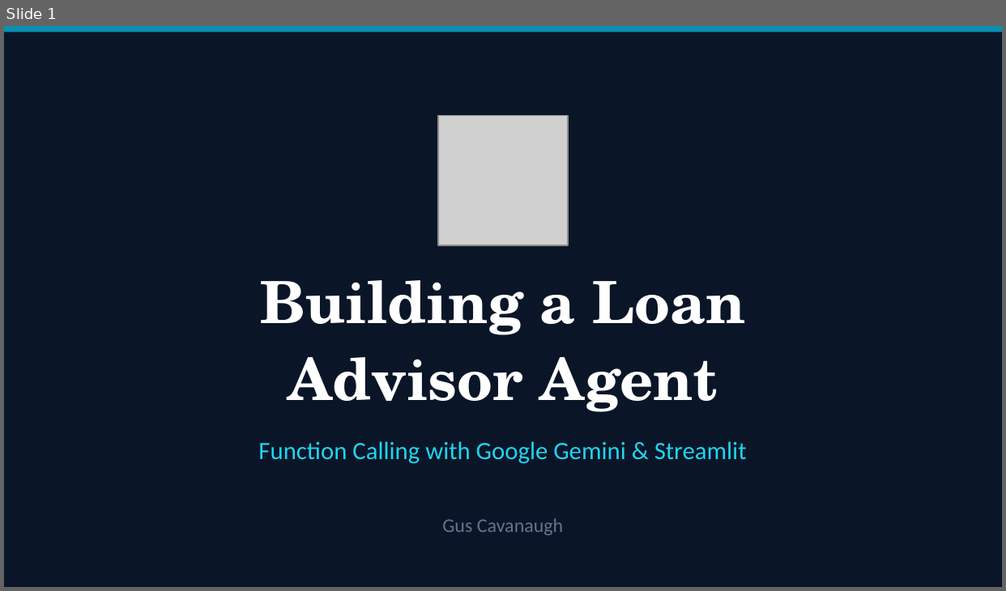
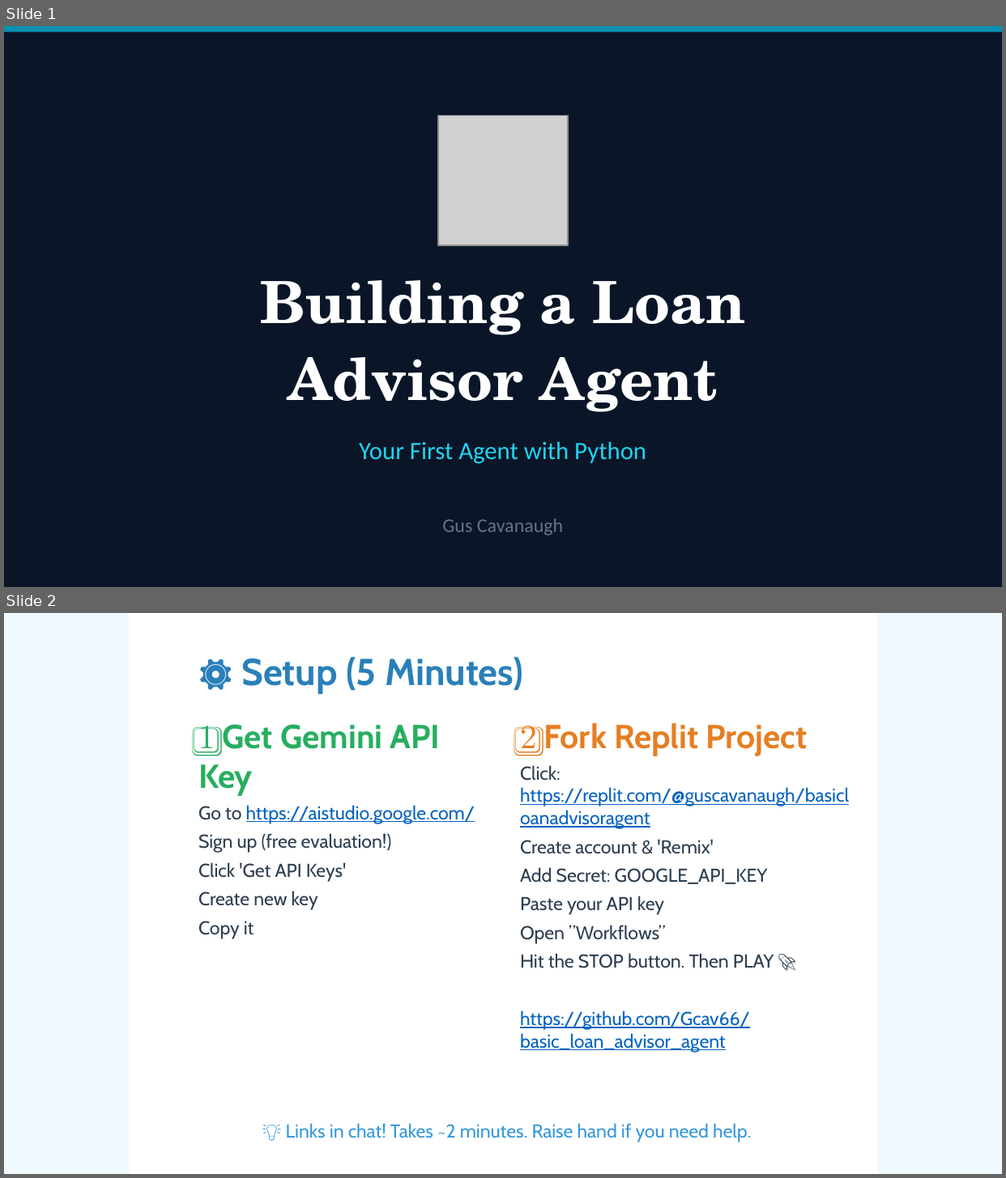
Before and after one commit to Gcav66/basic_loan_advisor_agent, a slide deck: loan_advisor_tutorial.pptx. Shown one above the other, each under a label of ours: slide 1 before the commit, slides 1 and 2 after it. The pictures are 1006x591 and 1006x1178 pixels, drawn with LibreOffice and Linux fonts; fonts in the diff are those of the drawing; grey boxes stand for pictures. Boxes give left, top, right and bottom in pixels: in the first picture for what was removed or moved away, otherwise in the second. Text is boxed around its words. In the diff, an @@ line names an element or a change of style, - is before the commit and + after.

```diff
--- a/loan_advisor_tutorial.pptx
+++ b/loan_advisor_tutorial.pptx
@@ slide 2 added at <box>4,613,1002,1174</box>, background #F0FAFF @@
@@ rectangle added at <box>129,613,877,1174</box>, fill #FFFFFF @@
@@ text added at <box>241,657,523,694</box>, 27 pt, text #2980B9, bold @@
+⚙️ Setup (5 Minutes)
@@ text added at <box>198,724,475,939</box>, 13.5 pt, text #2C3E50 @@
+1️⃣ Get Gemini API Key
+Go to https://aistudio.google.com/
+Sign up (free evaluation!)
+Click 'Get API Keys'
+Create new key
+Copy it
@@ text added at <box>520,723,849,1053</box>, 13.5 pt, text #2C3E50 @@
+2️⃣ Fork Replit Project
+Click: https://replit.com/@guscavanaugh/basicloanadvisoragent
+Create account & 'Remix'
+Add Secret: GOOGLE_API_KEY
+Paste your API key
+Open ”Workflows”
+Hit the STOP button. Then PLAY 🚀
+https://github.com/Gcav66/basic_loan_advisor_agent
@@ text added at <box>286,1123,751,1143</box>, 13.5 pt, text #3498DB @@
+💡 Links in chat! Takes ~2 minutes. Raise hand if you need help.
@@ slide 1 changed as well @@
@@ text at <box>359,442,646,464</box>: text changed @@
-Function Calling with Google Gemini & Streamlit
+Your First Agent with Python
```
Also in this commit, not shown: 3 other slides changed, 20 other slides added.
